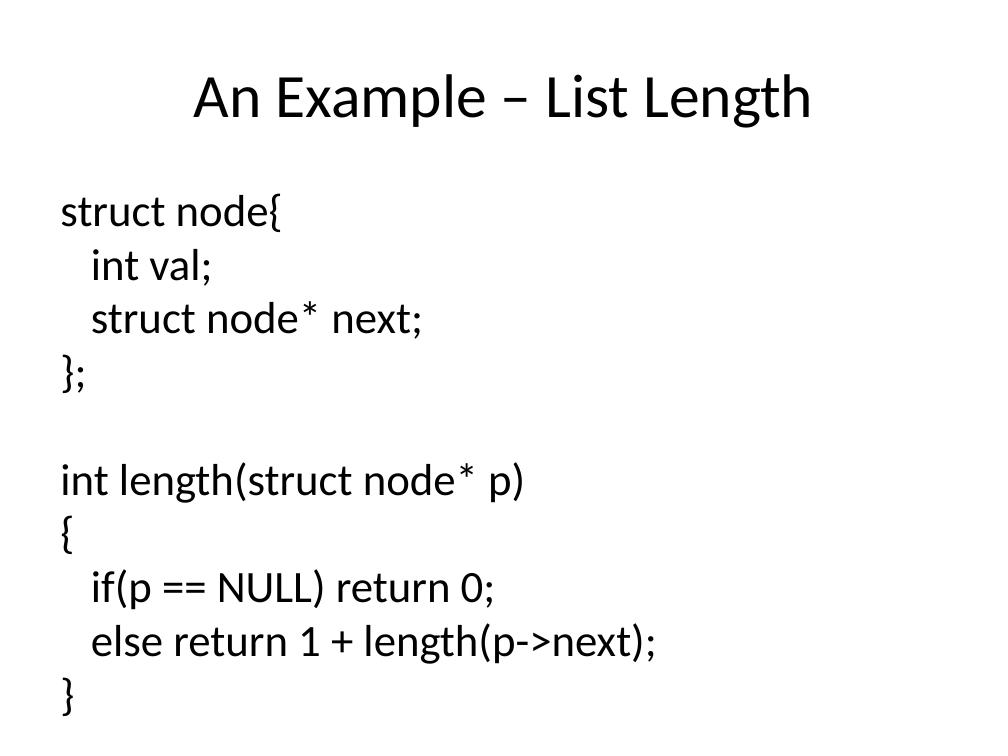
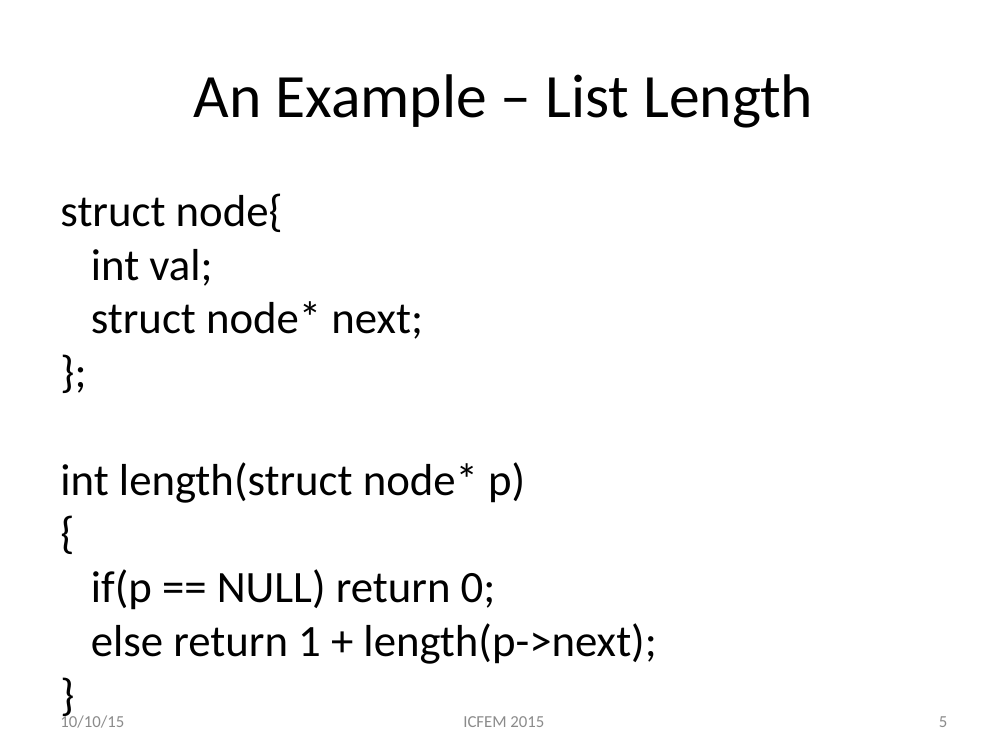
Before and after one commit to asankhaya/asankhaya.github.io, a slide deck: slide 5 of ppt/Specifying-Compatible-Sharing-in-Data-Structures.pptx. Drawn at 1008x756 pixels with LibreOffice and Linux fonts; fonts in the diff are those of the drawing. Boxes give left, top, right and bottom in pixels: in the first picture for what was removed or moved away, otherwise in the second. Text is boxed around its words. In the diff, an @@ line names an element or a change of style, - is before the commit and + after.

```diff
--- a/ppt/Specifying-Compatible-Sharing-in-Data-Structures.pptx
+++ b/ppt/Specifying-Compatible-Sharing-in-Data-Structures.pptx
@@ text added at [60,714,124,728], 12 pt, text #8C8C8C @@
+10/10/15
@@ text added at [463,716,544,727], 12 pt, text #8C8C8C @@
+ICFEM 2015
@@ page number added at [939,716,947,727], 12 pt, text #8C8C8C @@
+5
```
Also in this commit, not shown: 14 other slides changed.
